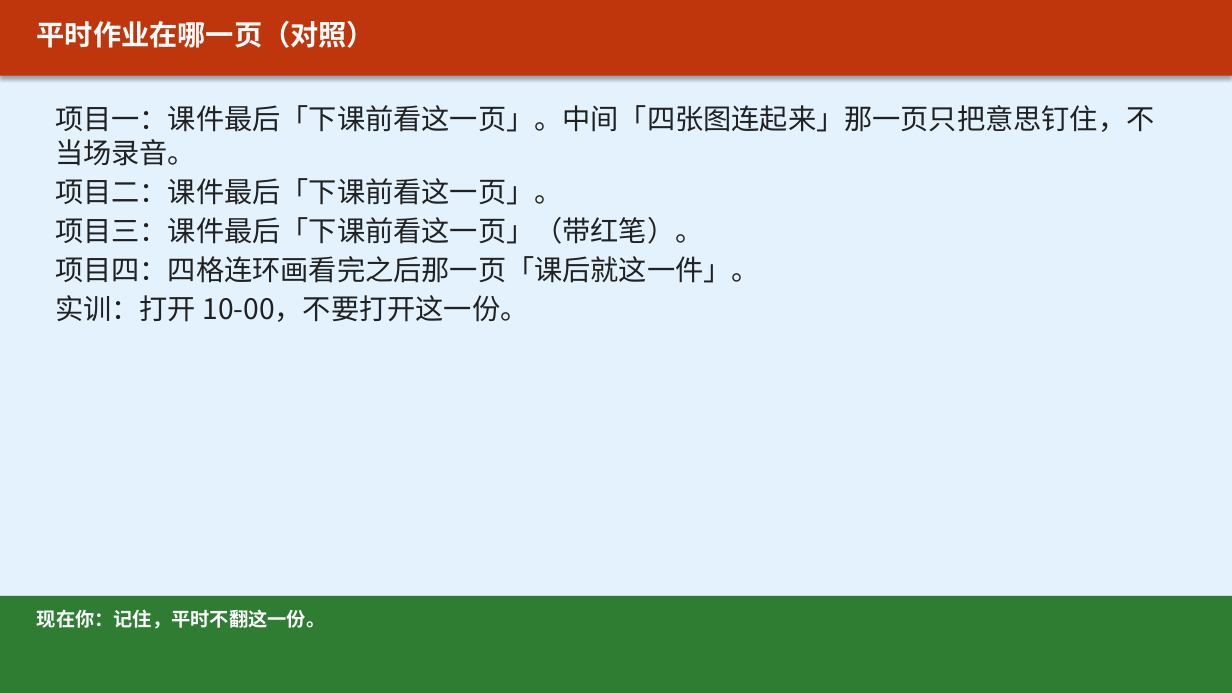
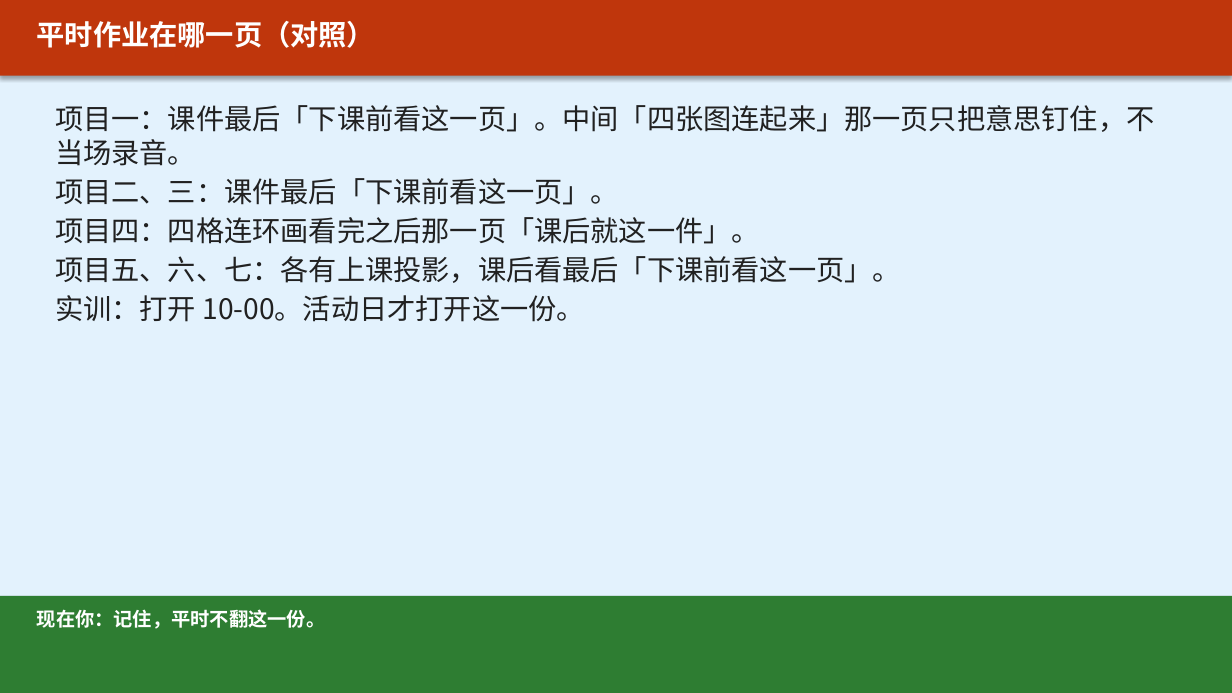
Before and after one commit to xuehui003-1/jichukuaiji, a slide deck: slide 2 of 90_通用工具_全学期复用/90-C14_课堂活动与课后任务_上课投影_v1.0_20260821.pptx. Drawn at 1232x693 pixels with LibreOffice and Linux fonts; fonts in the diff are those of the drawing. Boxes give left, top, right and bottom in pixels: in the first picture for what was removed or moved away, otherwise in the second. Text is boxed around its words. In the diff, an @@ line names an element or a change of style, - is before the commit and + after.

Commit message:
项目五六七补上上课投影：课后任务写在最后一页并写清为了什么，实训剩笔钉死组别

```diff
--- a/90_通用工具_全学期复用/90-C14_课堂活动与课后任务_上课投影_v1.0_20260821.pptx
+++ b/90_通用工具_全学期复用/90-C14_课堂活动与课后任务_上课投影_v1.0_20260821.pptx
@@ text at bbox=[55, 178, 619, 205]: text changed @@
-项目二：课件最后「下课前看这一页」。
-项目三：课件最后「下课前看这一页」（带红笔）。
+项目二、三：课件最后「下课前看这一页」。
@@ text at bbox=[55, 256, 901, 322]: text changed @@
-实训：打开 10-00，不要打开这一份。
+项目五、六、七：各有上课投影，课后看最后「下课前看这一页」。
+实训：打开 10-00。活动日才打开这一份。
```
Also in this commit, not shown: 7 other files.
